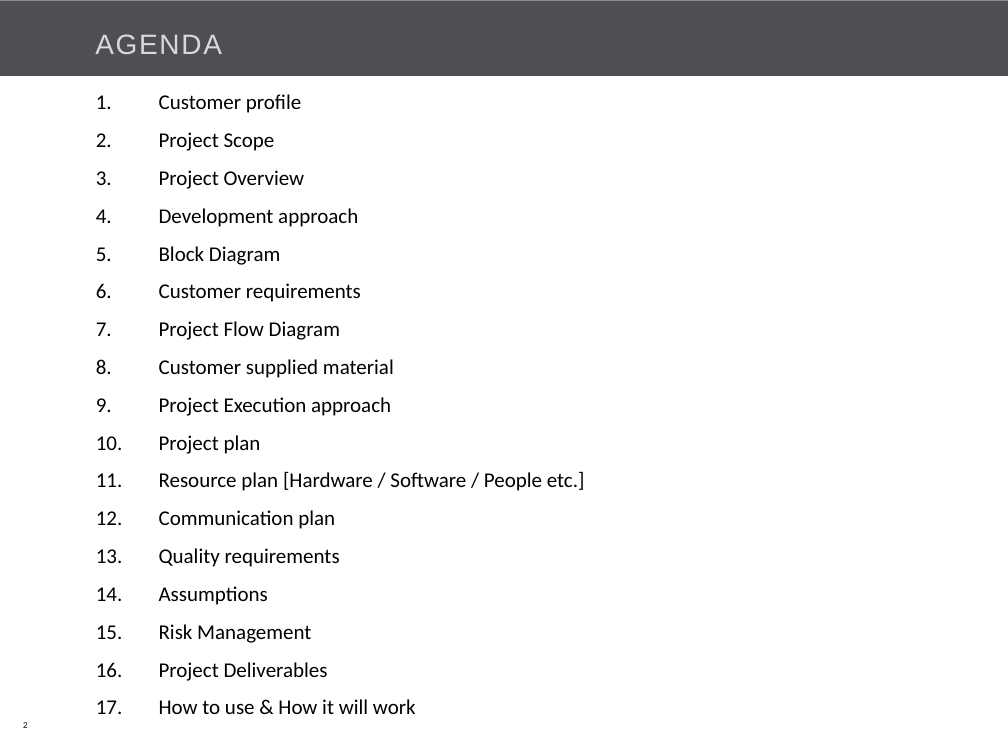
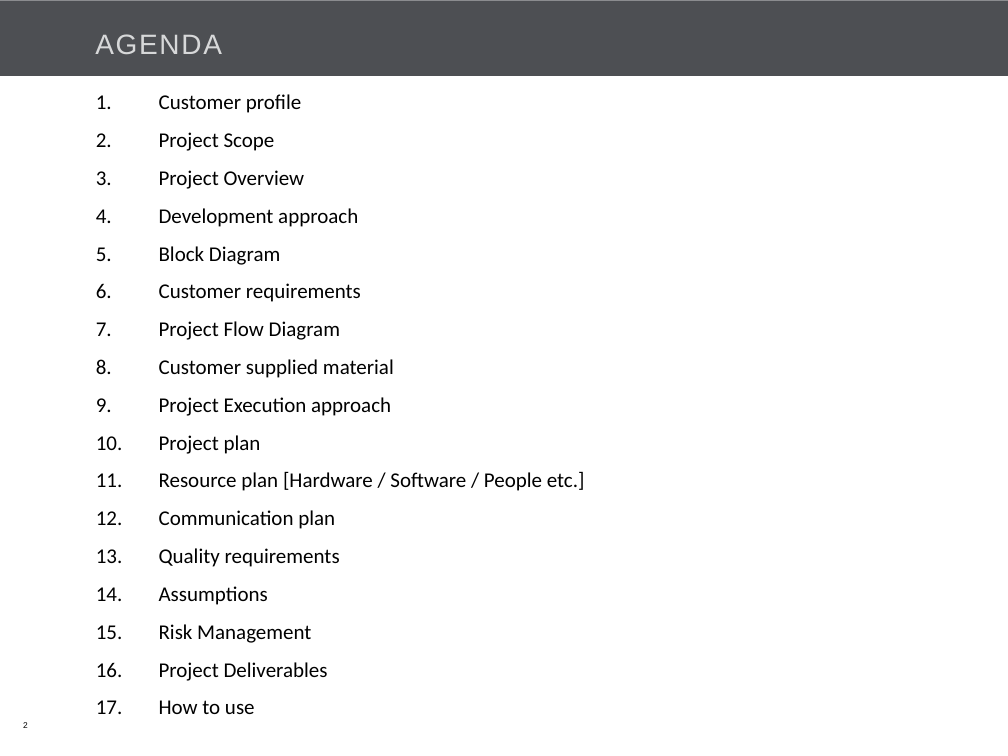
Before and after one commit to Bajarangi/demo, a slide deck: slide 2 of trunk/EasiCab/Documents/EASiCab_POC_kick off.pptx. Drawn at 1008x756 pixels with LibreOffice and Linux fonts; fonts in the diff are those of the drawing; background and template pictures are left out. Boxes give left, top, right and bottom in pixels: in the first picture for what was removed or moved away, otherwise in the second. Text is boxed around its words. In the diff, an @@ line names an element or a change of style, - is before the commit and + after.

```diff
--- a/trunk/EasiCab/Documents/EASiCab_POC_kick off.pptx
+++ b/trunk/EasiCab/Documents/EASiCab_POC_kick off.pptx
@@ text at [159,700,255,714]: text changed @@
-17. How to use & How it will work
+17. How to use
```
Also in this commit, not shown: 5 other slides changed, 1 slide removed.
